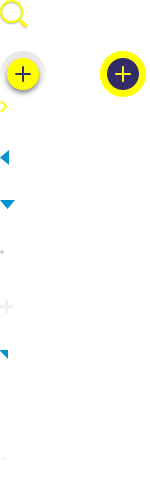
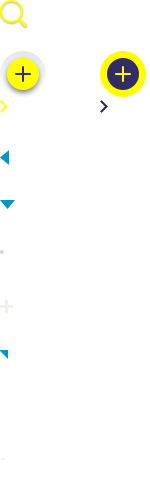
Revision of a layered 150px x 500px image; what changed, layer by layer:
added layer "Rectangle 6" (2nd of 2) above "Group 1" over <box>101,100,108,113</box>
